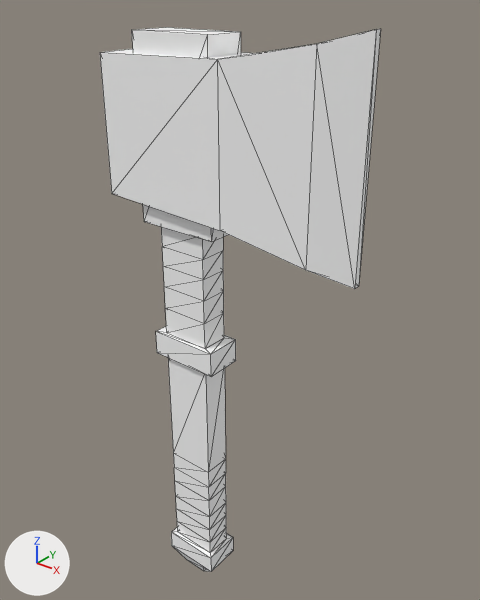
The glTF model assets/synty/simple_fantasy/models/SF_Wep_Human_Axe_01.glb: old version first, new version second.
Rendered twice from a camera (50 mm lens) standing at (0.0085, -0.01039, 0.01522) and looking at (-0.00025, 0.00055, 0.00844). Every picture has the same lights, and +X, +Y and +Z are marked at lower left. Mesh edges are drawn as thin lines.

The scene before the commit, as lines of its bpy script (objects in view):
```python
mat_lambert1 = principled_material('lambert1')
mat_lambert1.base_color = (1.0, 1.0, 1.0)  # white #ffffff
mat_lambert1.roughness = 0.553
me_mesh = bpy.data.meshes.new('Mesh')
me_mesh.from_pydata(...)  # 100 vertices, 192 faces; spans x -0.00304..0.00304, y -0.00066..0.00066, z 0.0..0.01447
me_mesh.materials.append(mat_lambert1)  # white #ffffff
ob_sf_wep_human_axe_01 = bpy.data.objects.new('SF_Wep_Human_Axe_01', me_mesh)
ob_sf_wep_human_axe_01.location = (0.0, 0.0, 0.0)
```
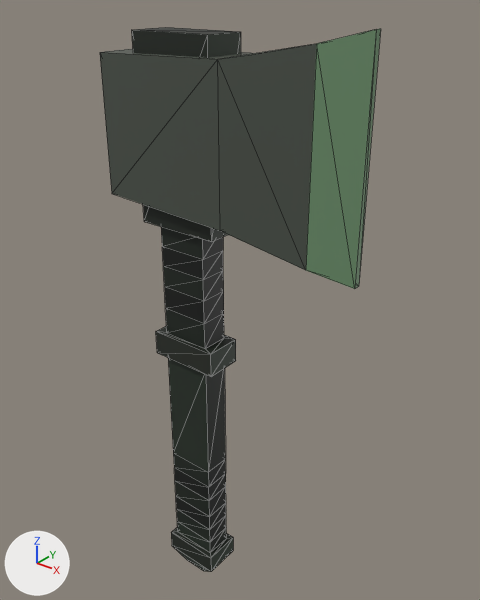
Pixel boxes [x1, y1, x2, y2] of what changed, in the pictures (480 x 600 px):
'SF_Wep_Human_Axe_01', surface changed
    both: [100, 27, 381, 572]

The change, as a list of edits to the scene's bpy script:
```text
Add img_undead_footman_01:
    img_undead_footman_01 = load_image('Undead_Footman_01', '_unpacked/Undead_Footman_01', 512, 512, 'sRGB')
Change mat_lambert1:
    remove mat_lambert1.base_color = (1.0, 1.0, 1.0)  # white #ffffff
    add mat_lambert1.texture = img_undead_footman_01
```
